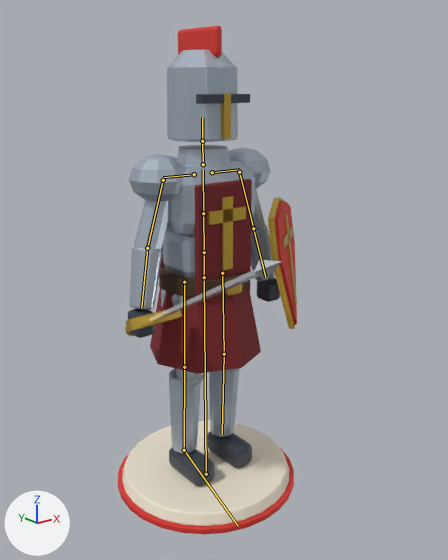
The FBX model art/export/Knights_Pawn.fbx: old version first, new version second.
The view is the same before and after, from a 50 mm lens placed at (-1.65, -2.21, 1.91), pointed at (-0.01, -0.16, 1.09). The lights are fixed; the arrows at lower left show +X, +Y and +Z. The first picture is the older version. The bones that change, and the others that lie on the model, are drawn over the model as lines.

Objects in the first picture: 'Knights_Pawn_Mesh'.
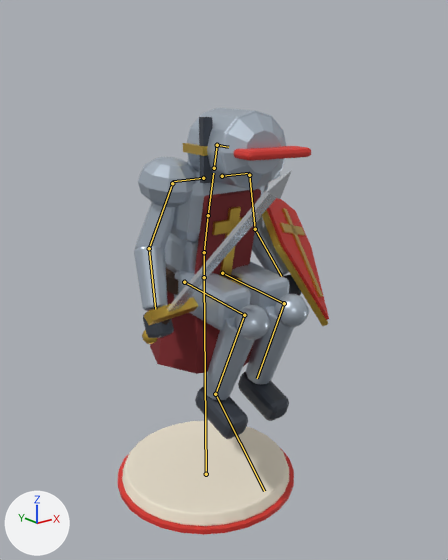
The newer file adds an action. The first version stands in its rest pose; the second is drawn at frame 25 of the action 'Knights_Pawn|Behead'.

Location of each change, [x1, y1, x2, y2] in pixels of the pictures (448 x 560 px):
'Knights_Pawn_Mesh', posed (18% wider, 16% shorter): before [118, 26, 297, 535]; after [118, 108, 329, 535]
bone 'spine', root to tip: before (204, 252) to (203, 213); after (204, 252) to (208, 215)
bone 'head', root to tip: before (202, 141) to (202, 117); after (217, 145) to (228, 147)
bone 'forearm.L', root to tip: before (253, 228) to (265, 277); after (255, 229) to (281, 276)
bone 'forearm.R', root to tip: before (147, 248) to (141, 308); after (149, 248) to (155, 309)
bone 'thigh.L', root to tip: before (222, 273) to (224, 354); after (222, 273) to (284, 303)
bone 'shin.L', root to tip: before (224, 354) to (222, 434); after (284, 303) to (257, 378)
bone 'thigh.R', root to tip: before (184, 282) to (184, 367); after (184, 282) to (244, 315)
bone 'shin.R', root to tip: before (184, 367) to (184, 450); after (244, 315) to (215, 394)

What the commit changed:
Bone 'spine' (bone_spine) turns from (0, 0, 0) to (11, 0, 0) degrees about its own x, y and z.
Bone 'head' (bone_head) moves from (0.0, 0.0, 0.0) to (0.474, -1.236, -0.442).
Bone 'head' (bone_head) turns from (0, 0, 0) to (100, -12, -90) degrees about its own x, y and z.
Bone 'forearm.L' (bone_forearm_l) turns from (0, 0, 0) to (40, 0, 0) degrees about its own x, y and z.
Bone 'forearm.R' (bone_forearm_r) turns from (0, 0, 0) to (30, 0, 0) degrees about its own x, y and z.
Bone 'thigh.L' (bone_thigh_l) turns from (0, 0, 0) to (85, 0, 0) degrees about its own x, y and z.
Bone 'shin.L' (bone_shin_l) turns from (0, 0, 0) to (-105, 0, 0) degrees about its own x, y and z.
Bone 'thigh.R' (bone_thigh_r) turns from (0, 0, 0) to (85, 0, 0) degrees about its own x, y and z.
Bone 'shin.R' (bone_shin_r) turns from (0, 0, 0) to (-105, 0, 0) degrees about its own x, y and z.
